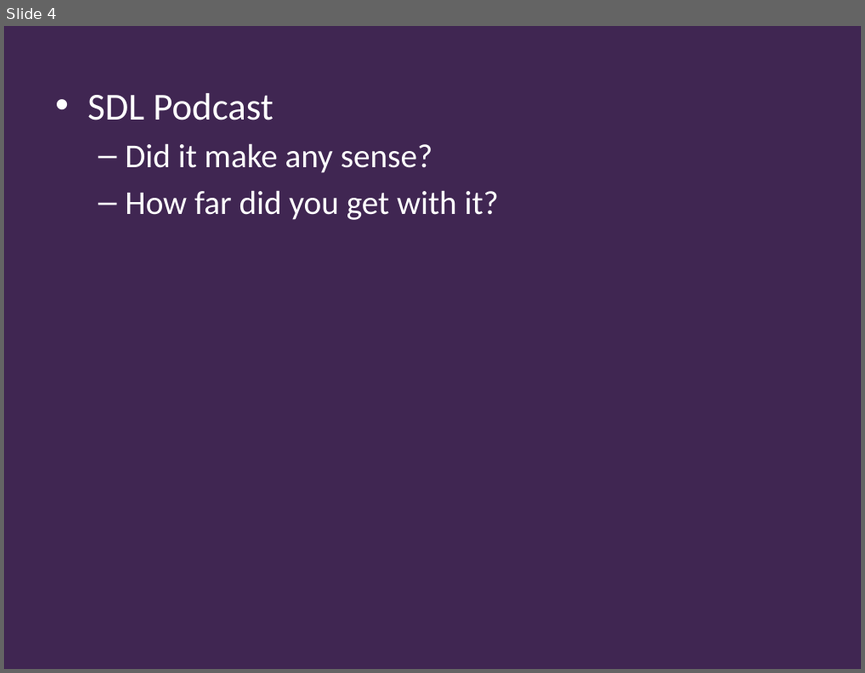
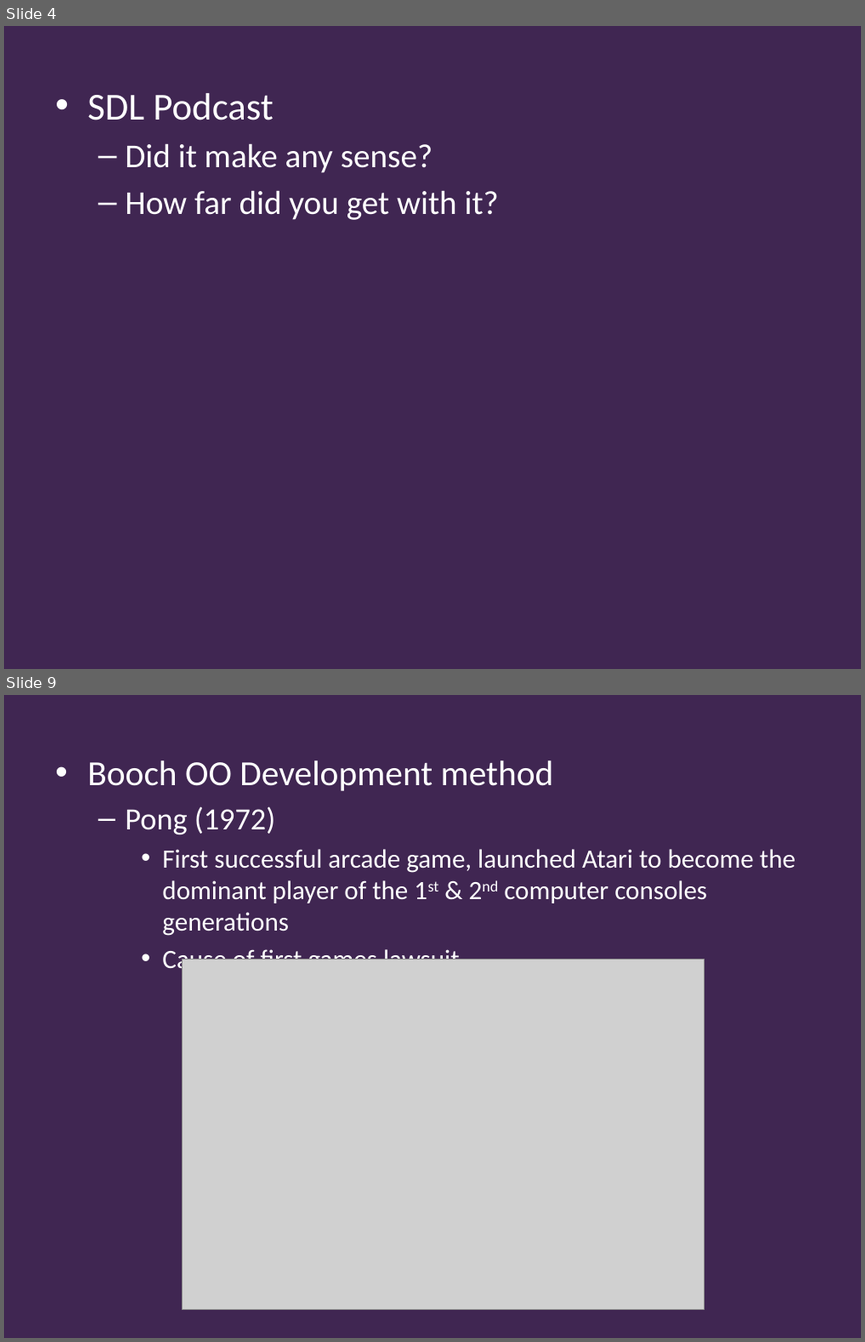
Before and after one commit to Falmouth-Games-Academy/ba-course-materials, a slide deck: GAM340/05/programming/2019-20-GAM340-05-programming-workshop.pptx. Shown one above the other, each under a label of ours: slide 4 before the commit, slides 4 and 9 after it; the slides between them are not shown. The pictures are 865x673 and 865x1342 pixels, drawn with LibreOffice and Linux fonts; fonts in the diff are those of the drawing; grey boxes stand for pictures; background and template pictures are left out. Boxes give left, top, right and bottom in pixels: in the first picture for what was removed or moved away, otherwise in the second. Text is boxed around its words. In the diff, an @@ line names an element or a change of style, - is before the commit and + after.

Commit message:
GA<340W5-pong WiP

```diff
--- a/GAM340/05/programming/2019-20-GAM340-05-programming-workshop.pptx
+++ b/GAM340/05/programming/2019-20-GAM340-05-programming-workshop.pptx
@@ slide 9 added at (4, 695, 861, 1338), background #402652 @@
@@ text added at (87, 760, 795, 975), 22.2 pt, text #FFFFFF @@
+• Booch OO Development method
+  – Pong (1972)
+    • First successful arcade game, launched Atari to become the dominant player of the 1st & 2nd computer consoles generations
+    • Cause of first games lawsuit
@@ picture added at (182, 959, 704, 1309) @@
```
Also in this commit, not shown: 2 slides changed, 12 other slides added, 18 other files.
